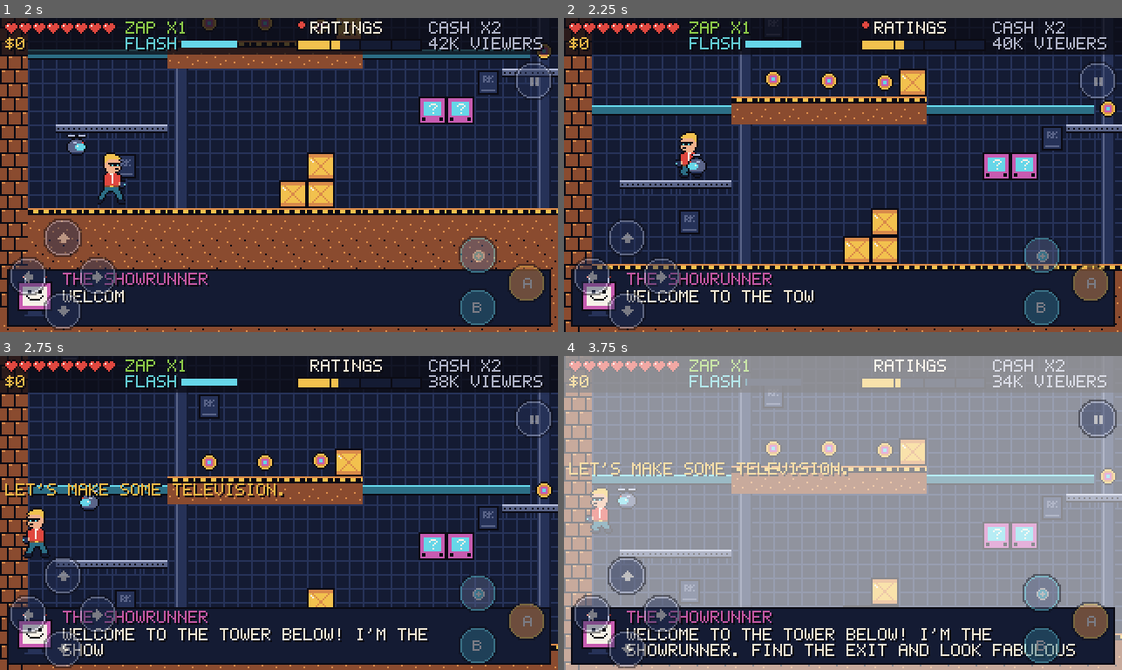
Above: before the commit, frames 1-4 (two rows, left to right).
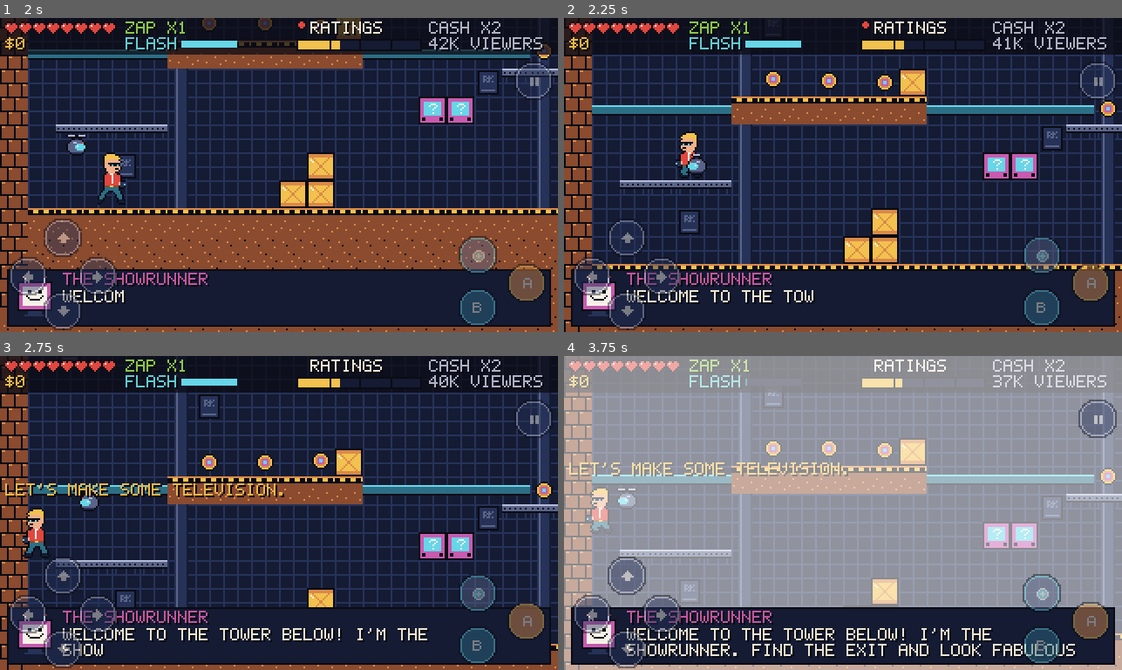
Above: after the commit, the same moments.

Repository: tomstepp/ratings-kill
Game: Godot game, scene res://scenes/main.tscn
Same seed, same stepped clock (60 frames per second), same inputs: the game is played once before the commit and once after it.
Inputs (mouse positions are in pixels of both pictures, inside the frame that each line leads up to):
- Up to frame 1 (2 s): tap Enter at 0.5, 0.8, 1.35 s; move the mouse to (251, 237) at 0.52 s; hold X (shoot) 0.53-1.28 s; hold Right (move_right) from 0.53 s (still down); click (251, 237) at 0.67 s; tap Space (jump) at 0.77, 1.07, 1.52, 1.82 s; move the mouse to (446, 222) at 1.27 s; tap E at 1.55 s
- Up to frame 2 (2.25 s): move the mouse to (675, 127) at 2.02 s; release Right (move_right) at 2.03 s; hold Left (move_left) from 2.03 s (still down); hold Space (jump) from 2.03 s (still down); tap E at 2.1 s
- Up to frame 3 (2.75 s): keep holding Left (move_left); keep holding Space (jump)
- Up to frame 4 (3.75 s): keep holding Left (move_left); move the mouse to (870, 513) at 2.77 s; release Space (jump) at 2.78 s; tap Space (jump) at 2.85, 3.02, 3.32 s; click (870, 513) at 2.92 s; tap X (shoot) at 3.05 s; move the mouse to (759, 434) at 3.52 s; hold Enter from 3.53 s (still down); tap C (drone) at 3.6 s

Frame 1 is identical in both runs. In frame 2, less than 0.1% of the frame differs, in the area x 78-81%, y 6-10%; in frame 3, less than 0.1%, in the area x 60-81%, y 6-10%; in frame 4, less than 0.1%.

Commit message:
Readable dialogue timing; unlock sound on iPhone

Diff:
--- a/scripts/autoload/game_state.gd
+++ b/scripts/autoload/game_state.gd
@@ -40,7 +40,7 @@
 var voice_vol := 8
 var touch_mode := "auto"
 # Easy mode: every hit costs one pip, longer recovery after a hit, weaker bosses,
-# gentler grunts, slower ratings drain and no cancellations.
+# gentler grunts, slower ratings drain, slower respawns and no cancellations.
 var easy := false
 
 signal settings_changed
--- a/scripts/autoload/ratings.gd
+++ b/scripts/autoload/ratings.gd
@@ -14,7 +14,7 @@
 const MAX := 100.0
 const START := 35.0
 const AFTER_DROP := 60.0  # stays at x3 after a drop
-const DECAY := 1.6  # per second
+const DECAY := 1.0  # per second
 const BORED_BELOW := 15.0
 const BORED_AFTER := 9.0  # seconds spent low before the penalty
 const BORED_COOLDOWN := 18.0
@@ -22,7 +22,7 @@
 const QUIP_WINDOW := 2.5  # take an enemy down this soon after a quip for a bonus
 const TIER := 25.0  # every 25 points of meter adds x1 to the cash multiplier
 const CANCEL_FROM_FLOOR := 2  # floor index (0-based) where an empty meter cancels you
-const CANCEL_AFTER := 6.0  # seconds at zero before the plug is pulled
+const CANCEL_AFTER := 10.0  # seconds at zero before the plug is pulled
 const CANCEL_BELOW := 1.0
 # Average meter over the level -> grade; the bonus scales with the floor.
 const GRADES := [[80.0, "S", 1500], [62.0, "A", 1000], [46.0, "B", 600], [30.0, "C", 300], [0.0, "D", 0]]
@@ -68,8 +68,8 @@
 	_level_t += delta
 	_sum += value * delta
 	# Later floors' audiences are harder to please.
-	var decay: float = DECAY * (1.0 + 0.2 * GameState.difficulty()) * (1.0 - 0.3 * GameState.upgrades.hype) \
-		* (0.7 if GameState.easy else 1.0)
+	var decay: float = DECAY * (1.0 + 0.15 * GameState.difficulty()) * (1.0 - 0.3 * GameState.upgrades.hype) \
+		* (0.6 if GameState.easy else 1.0)
 	_set_value(value - decay * delta)
 	# Only while there's something on screen worth watching: with every enemy down,
 	# the boredom penalty sends in rats instead of the network pulling the plug.
--- a/scripts/autoload/showrunner.gd
+++ b/scripts/autoload/showrunner.gd
@@ -165,10 +165,9 @@
 		_text.text = _current.text
 		_text.visible_characters = 0
 		_shown = 0.0
-		_hold = 1.2 + _current.text.length() * 0.025
+		# Long enough to read even if the voice is off or finishes early.
+		_hold = 2.0 + _current.text.length() * 0.045
 		_current.narrated = Narrator.speak(_current.text, _current.speaker)
-		if _current.narrated:
-			_hold = 0.4
 		_speech_wait = 0.0
 		_panel.visible = true
 	var total: int = _current.text.length()
--- a/scripts/dev/playtest.gd
+++ b/scripts/dev/playtest.gd
@@ -659,7 +659,7 @@
 	Ratings.value = 0.0
 	await frames(60 * 3)
 	check("the cancellation alarm shows while the meter is empty", level.hud._alarm[0].visible and level.hud._cancel.visible)
-	await frames(60 * 4)
+	await frames(60 * 8)
 	check("an empty meter cancels the episode on floor 3", canceled[0])
 	await frames(200)
 
--- a/scripts/ui/hud.gd
+++ b/scripts/ui/hud.gd
@@ -312,7 +312,7 @@
 			page.add_child(pts)
 	_centered_lines(page, PackedStringArray(["GETTING HIT -8. STANDING AROUND DRAINS IT.",
 		"HIGHER RATINGS PAY MORE: CASH X2 AT 25, X3 AT 50,", "X4 AT 75. A FULL METER BRINGS A SPONSOR DROP.",
-		"FLOOR 3+: EMPTY FOR 6 SECONDS = CANCELED!"]), 114, Art.c("white"))
+		"FLOOR 3+: EMPTY FOR 10 SECONDS = CANCELED!"]), 114, Art.c("white"))
 	_centered_lines(page, PackedStringArray(["ESC: BACK"]), 158, Art.c("metal"))
 	return page
 
--- a/scripts/world/level.gd
+++ b/scripts/world/level.gd
@@ -22,7 +22,7 @@
 const SOLID_TILES := [BRICK, FLOOR_TOP, FILL, BRIDGE, BELT_LEFT, BELT_RIGHT]
 const BELT_SPEED := 55.0
 const ATLAS_TILES := 14
-const RESPAWN_AFTER := 35.0  # seconds before a killed grunt returns
+const RESPAWN_AFTER := 35.0  # seconds before a killed grunt returns (doubled on Easy)
 
 static var _tilesets := {}
 
@@ -368,7 +368,7 @@
 func _queue_respawn(script: Script, fast: bool, pos: Vector2) -> void:
 	if is_queued_for_deletion() or not is_inside_tree() or _complete:
 		return
-	get_tree().create_timer(RESPAWN_AFTER).timeout.connect(_try_respawn.bind(script, fast, pos))
+	get_tree().create_timer(RESPAWN_AFTER * (2.0 if GameState.easy else 1.0)).timeout.connect(_try_respawn.bind(script, fast, pos))
 
 
 func _try_respawn(script: Script, fast: bool, pos: Vector2) -> void:
Not shown, changed: levels/f1_l2.txt
Not shown, changed: levels/f1_l3.txt
Not shown, changed: levels/f2_l1.txt
Not shown, changed: levels/f2_l3.txt
Not shown, changed: README.md
Not shown, changed: docs/index.html
Not shown, changed: docs/index.pck
Not shown, changed: web/shell.html
